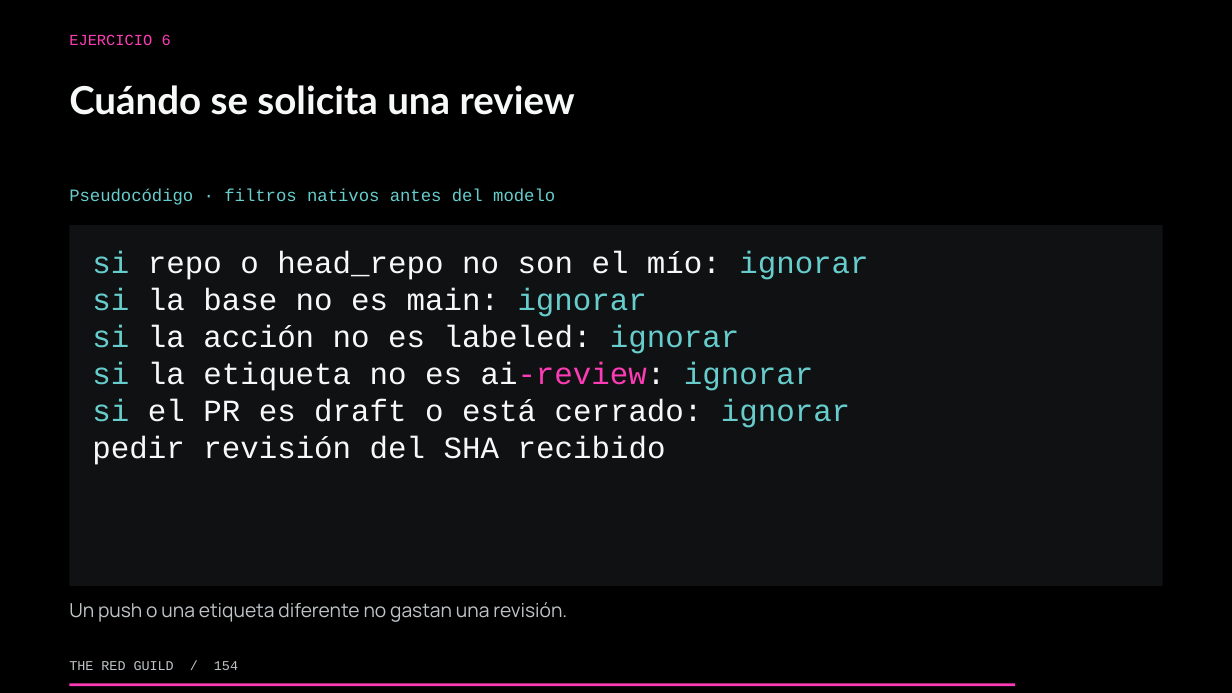
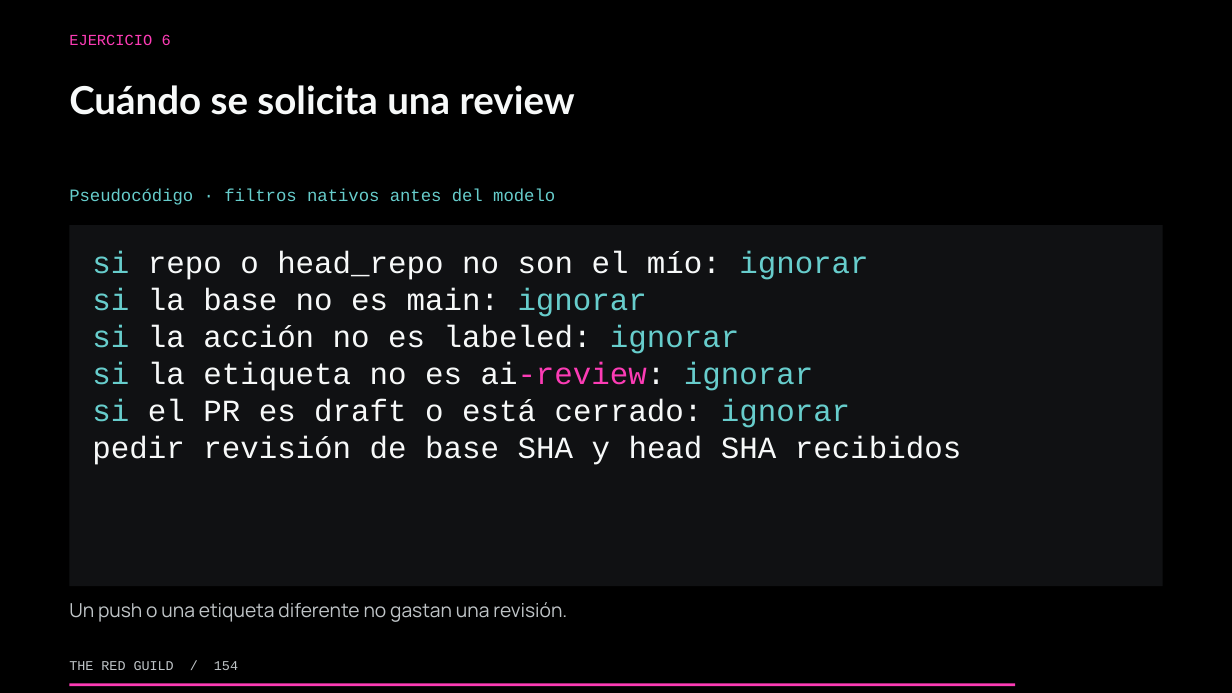
Before and after one commit to theredguild/github-ai-automation-lab, a slide deck: slide 154 of slides/workshop.pptx. Drawn at 1232x693 pixels with LibreOffice and Linux fonts; fonts in the diff are those of the drawing. Boxes give left, top, right and bottom in pixels: in the first picture for what was removed or moved away, otherwise in the second. Text is boxed around its words. In the diff, an @@ line names an element or a change of style, - is before the commit and + after.

```diff
--- a/slides/workshop.pptx
+++ b/slides/workshop.pptx
@@ text at [92, 436, 961, 465]: text changed @@
-pedir revisión del SHA recibido
+pedir revisión de base SHA y head SHA recibidos
```
Also in this commit, not shown: 6 other slides changed, 7 other files.
